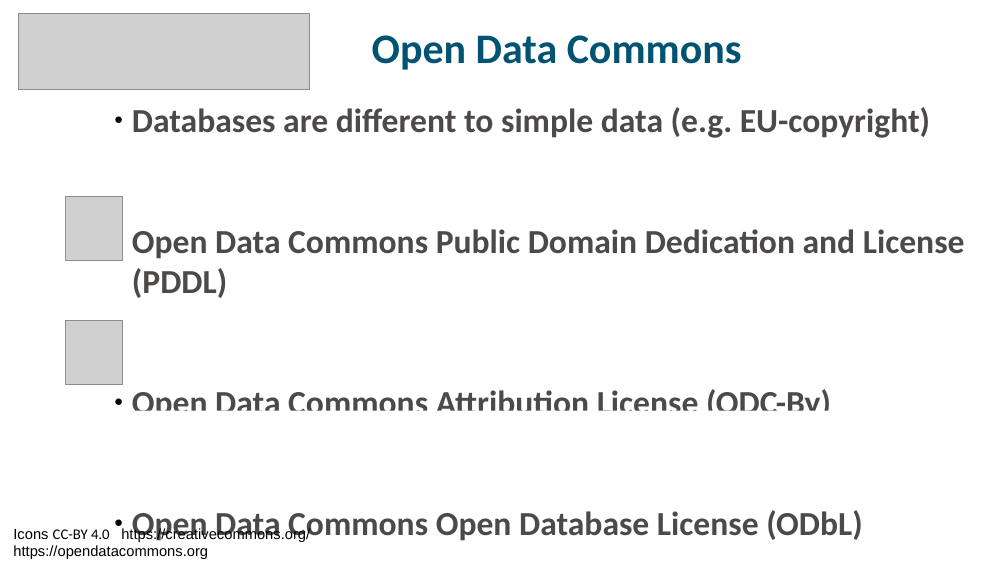
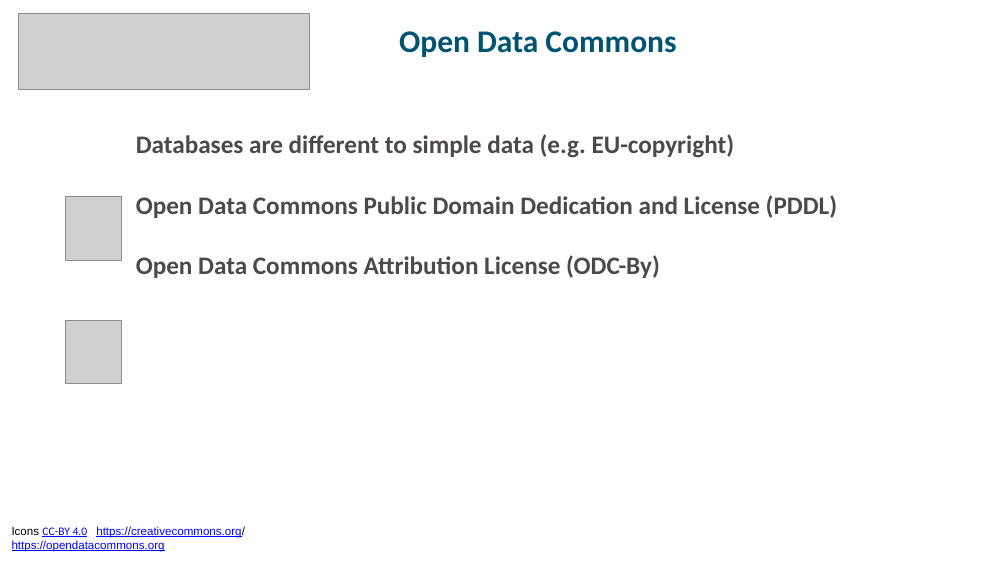
Before and after one commit to ELIXIR-Norway-Training/DMP-writing-workshop, a slide deck: slide 39 of 09_Licensing.odp. Drawn at 1008x567 pixels with LibreOffice and Linux fonts; fonts in the diff are those of the drawing; grey boxes stand for pictures. Boxes give left, top, right and bottom in pixels: in the first picture for what was removed or moved away, otherwise in the second. Text is boxed around its words. In the diff, an @@ line names an element or a change of style, - is before the commit and + after.

```diff
--- a/09_Licensing.odp
+++ b/09_Licensing.odp
@@ text "Open Data Commons" at (399,31,676,57): size 40 to 30 pt @@
@@ text "Databases are different to simple ...": place and size @@
-text "Databases are different to simple ..." at (132,107,965,542)
+text "Databases are different to simple ..." at (136,134,837,278)
@@ text "Databases are different to simple ..." at (136,134,837,278): size 32 to 24 pt; bullet ● to none; line spacing 1 to 2 @@
@@ rectangle removed at (0,411,1000,488) @@
@@ text "Icons CC-BY 4.0 https://creativecommons.org/" at (12,526,245,552): size 14 to 11 pt, text colour #000000 to #0000FF, underline on @@
@@ text at (132,510,863,542): paragraph removed @@
-● Open Data Commons Open Database License (ODbL)
```
Also in this commit, not shown: 45 other slides changed, 6 slides added, 6 slides removed, 4 other files.
